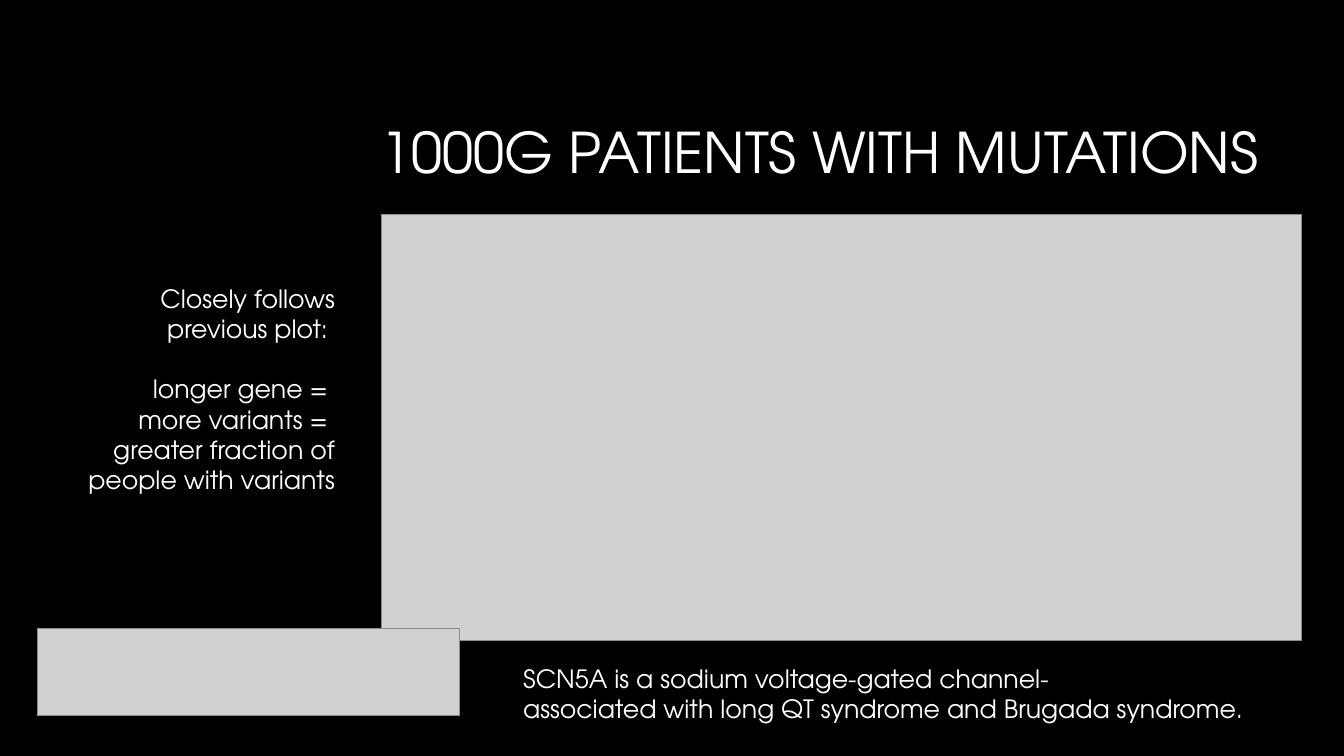
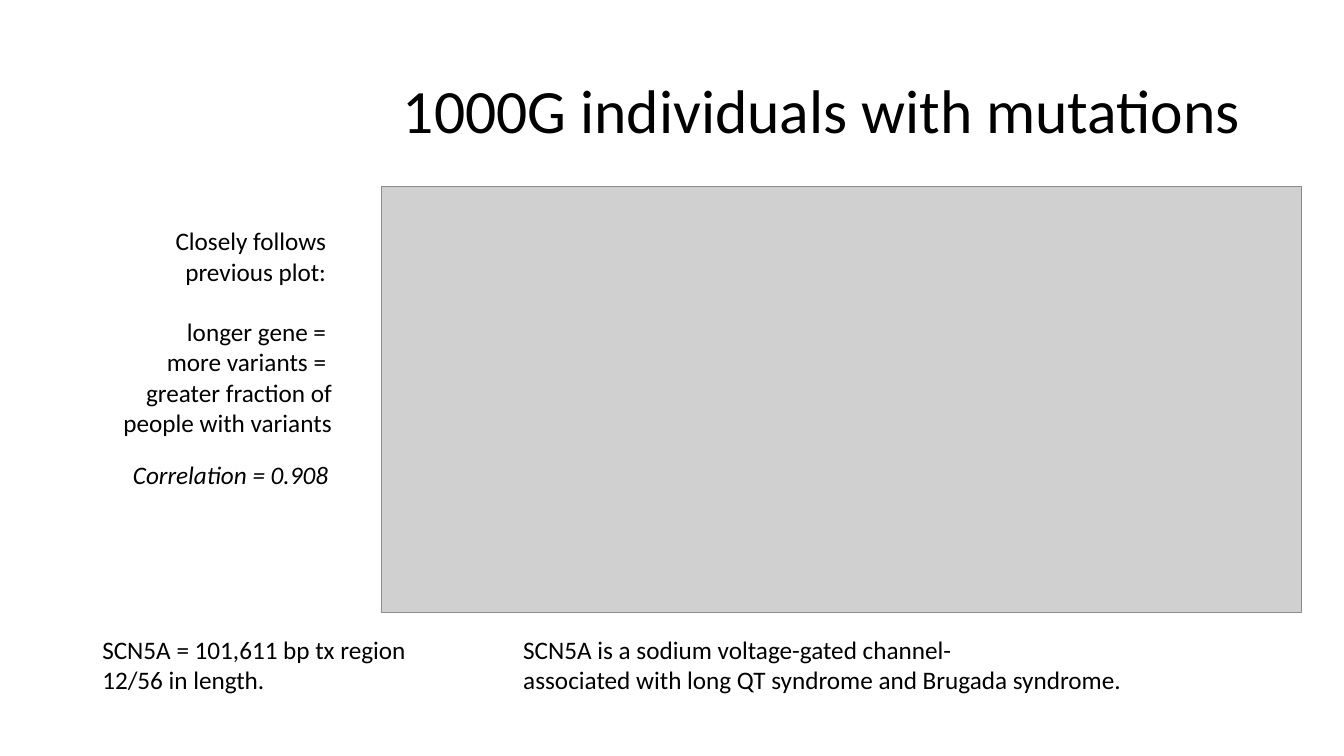
Before and after one commit to dfan/HST-2016, a slide deck: slide 15 of week_6/For_Zak.pptx (slide 8 before the commit). Drawn at 1344x756 pixels with LibreOffice and Linux fonts; fonts in the diff are those of the drawing; grey boxes stand for pictures; background and template pictures are left out. Boxes give left, top, right and bottom in pixels: in the first picture for what was removed or moved away, otherwise in the second. Text is boxed around its words. In the diff, an @@ line names an element or a change of style, - is before the commit and + after.

```diff
--- a/week_6/For_Zak.pptx
+++ b/week_6/For_Zak.pptx
@@ background #000000 to #FFFFFF @@
@@ title at (x1=403, y1=90, x2=1240, y2=134): text changed; size 40 to 44 pt; font TeX Gyre Adventor to Calibri; text colour #FFFFFF to #000000 @@
-1000G PATIENTS WITH MUTATIONS
+1000G individuals with mutations
@@ picture moved from (x1=382, y1=215, x2=1302, y2=640) to (x1=382, y1=187, x2=1302, y2=612) @@
@@ text "Closely follows previous plot: longer ..." at (x1=123, y1=232, x2=332, y2=436): font TeX Gyre Adventor to Calibri, text colour #FFFFFF to #000000 @@
@@ text "Closely follows previous plot: longer ..." moved from (x1=88, y1=289, x2=335, y2=494) to (x1=123, y1=232, x2=332, y2=436) @@
@@ text added at (x1=133, y1=466, x2=328, y2=485), 18 pt, text #000000, italic @@
+Correlation = 0.908
@@ picture removed at (x1=37, y1=629, x2=460, y2=717) @@
@@ text "SCN5A is a sodium voltage-gated ..." moved from (x1=523, y1=669, x2=1243, y2=724) to (x1=523, y1=641, x2=1121, y2=694) @@
@@ text "SCN5A is a sodium voltage-gated ..." at (x1=523, y1=641, x2=1121, y2=694): font TeX Gyre Adventor to Calibri, text colour #FFFFFF to #000000 @@
@@ text added at (x1=102, y1=641, x2=405, y2=694), 18 pt, text #000000 @@
+SCN5A = 101,611 bp tx region
+12/56 in length.
```
Also in this commit, not shown: 10 other slides changed, 17 slides added, 7 slides removed, 11 other files.
